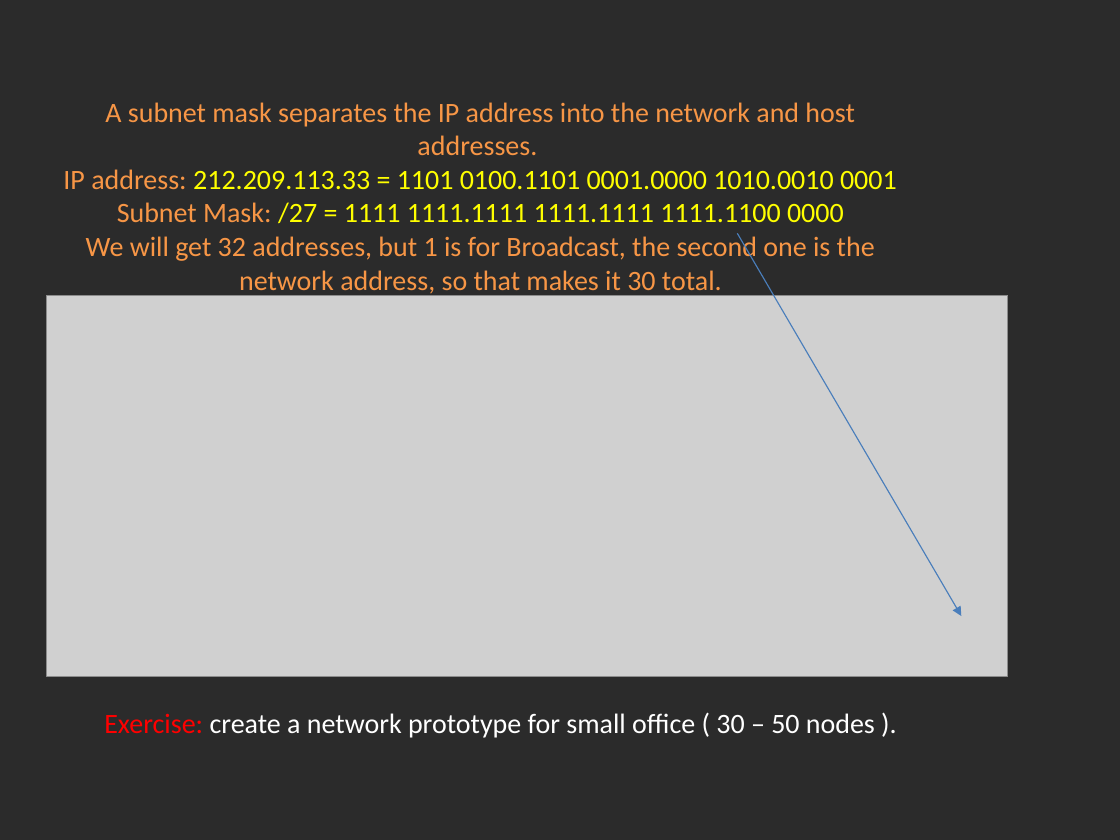
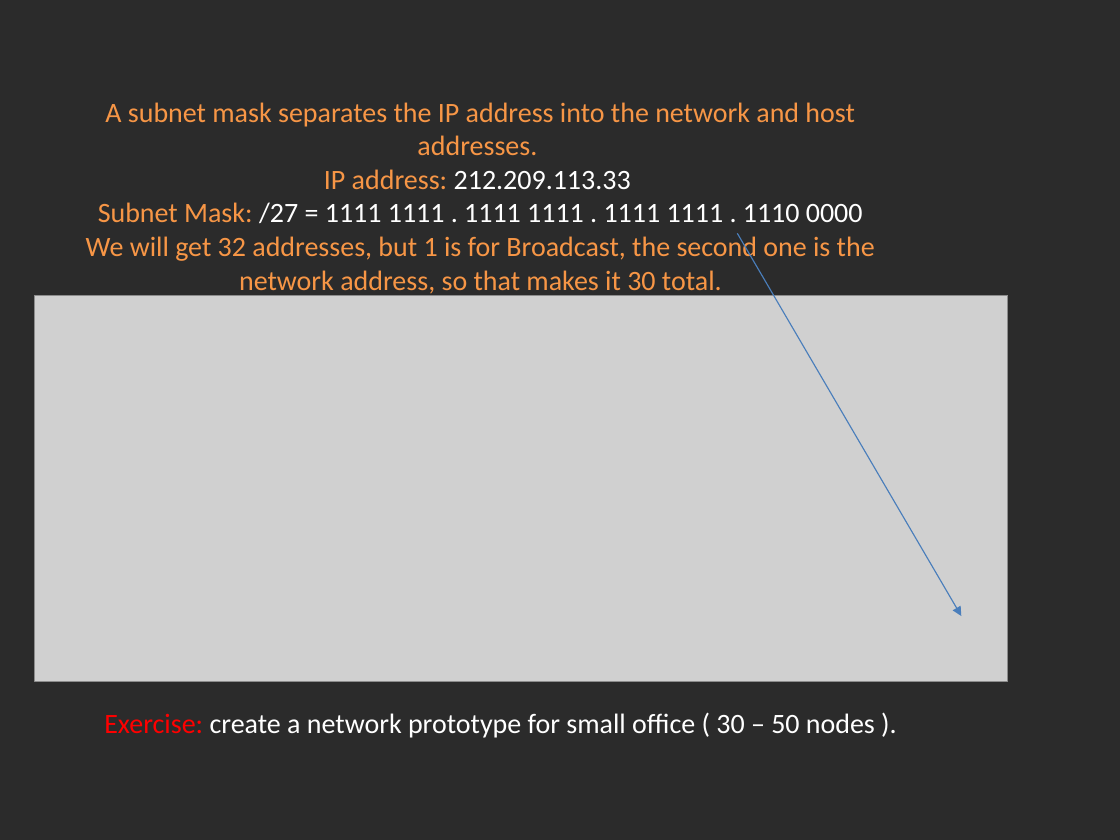
Before and after one commit to Academy-Soft-Intellect/Linux-Course, a slide deck: slide 7 of 06.Networking/06-Networking.pptx. Drawn at 1120x840 pixels with LibreOffice and Linux fonts; fonts in the diff are those of the drawing; grey boxes stand for pictures; background and template pictures are left out; a plain dark background stands for a picture behind light text. Boxes give left, top, right and bottom in pixels: in the first picture for what was removed or moved away, otherwise in the second. Text is boxed around its words. In the diff, an @@ line names an element or a change of style, - is before the commit and + after.

Commit message:
Networking

```diff
--- a/06.Networking/06-Networking.pptx
+++ b/06.Networking/06-Networking.pptx
@@ title at (86, 102, 875, 296): text changed @@
-A subnet mask separates the IP address into the network and host addresses.
-IP address: 212.209.113.33 = 1101 0100.1101 0001.0000 1010.0010 0001
-Subnet Mask: /27 = 1111 1111.1111 1111.1111 1111.1100 0000
-We will get 32 addresses, but 1 is for Broadcast, the second one is the network address, so that makes it 30 total.
+A subnet mask separates the IP address into the network and host addresses.
+IP address: 212.209.113.33
+Subnet Mask: /27 = 1111 1111 . 1111 1111 . 1111 1111 . 1110 0000
+We will get 32 addresses, but 1 is for Broadcast, the second one is the network address, so that makes it 30 total.
@@ picture: place and size @@
-picture at (47, 296, 1008, 678)
+picture at (35, 296, 1008, 682)
```
Also in this commit, not shown: 9 other slides changed, 3 other files.
